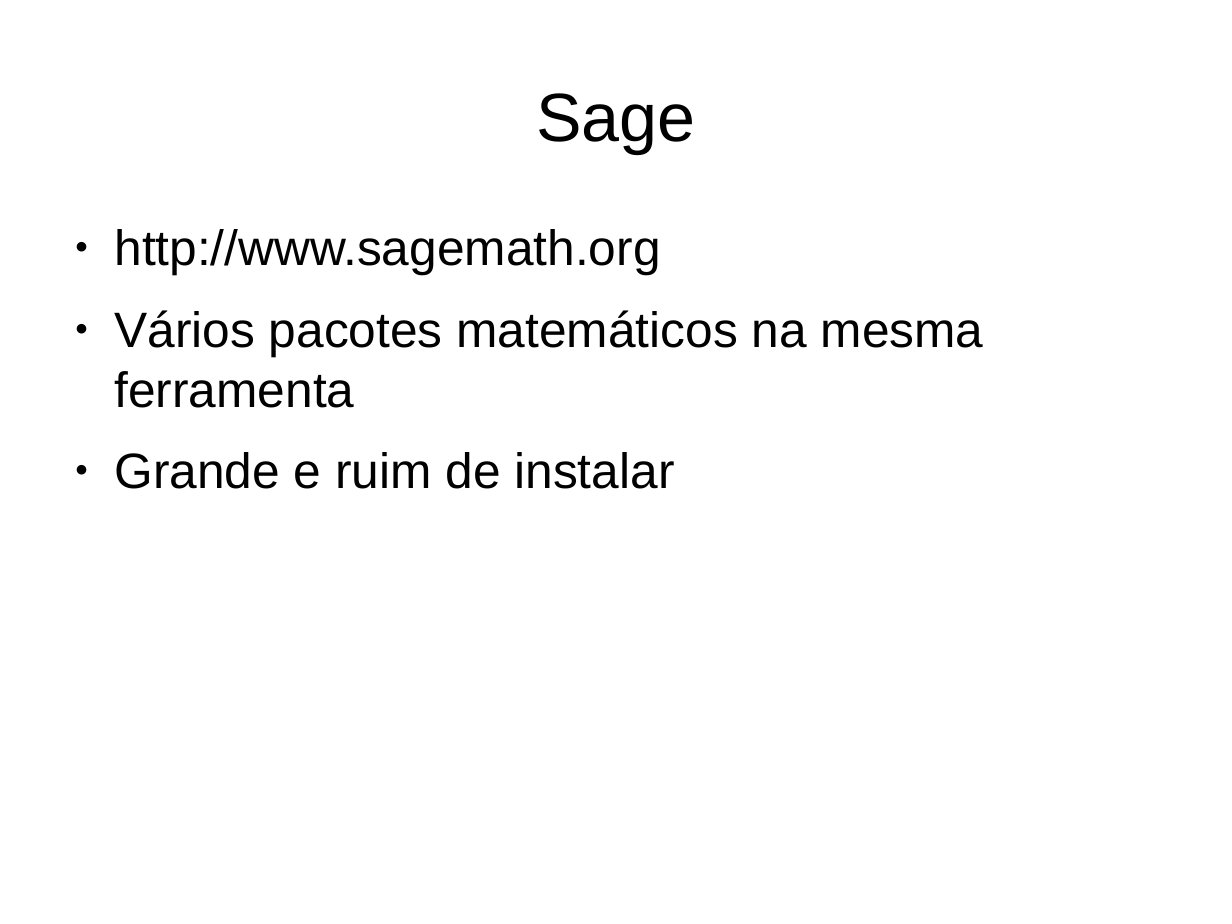
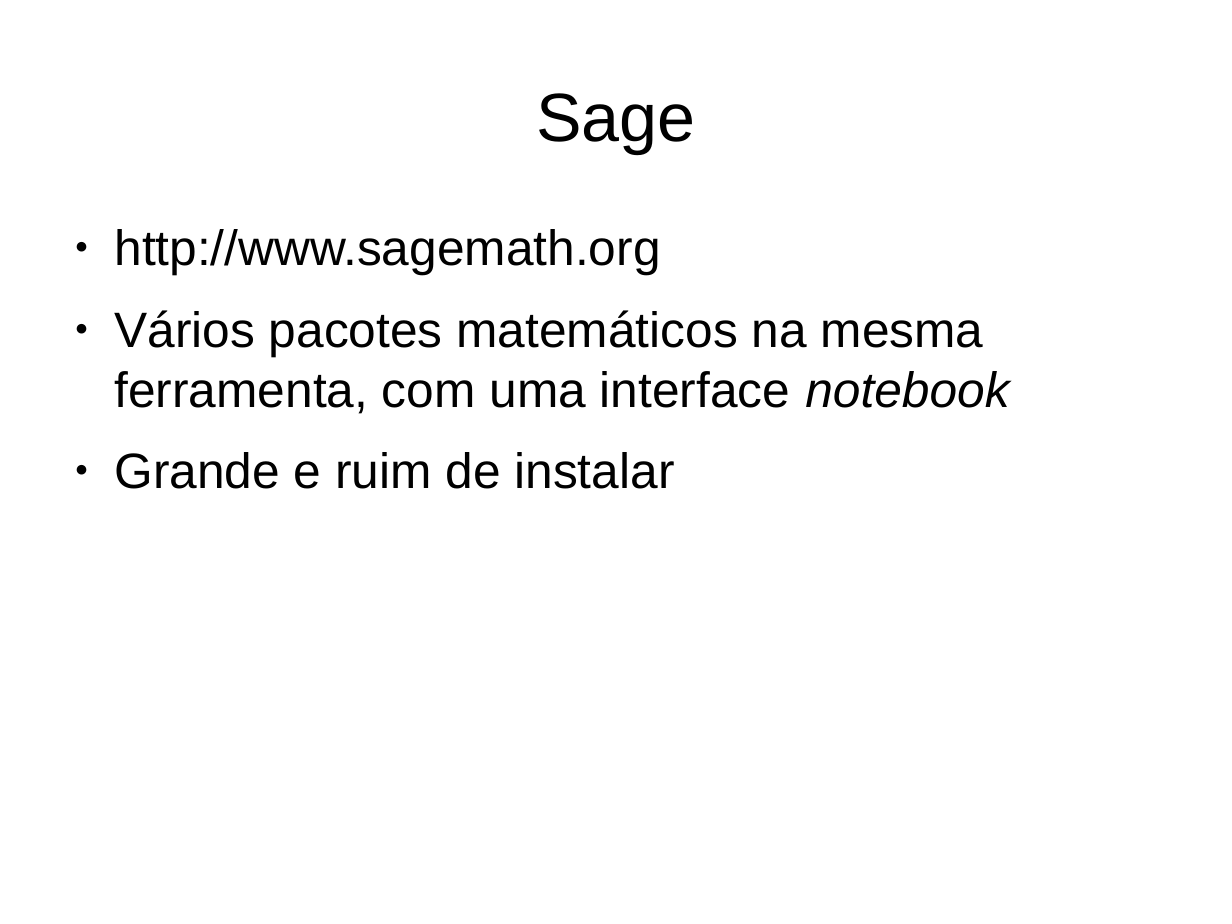
Before and after one commit to renanbirck/sfdsm-2015, a slide deck: slide 7 of Slides.odp. Drawn at 1232x924 pixels with LibreOffice and Linux fonts; fonts in the diff are those of the drawing. Boxes give left, top, right and bottom in pixels: in the first picture for what was removed or moved away, otherwise in the second. Text is boxed around its words. In the diff, an @@ line names an element or a change of style, - is before the commit and + after.

```diff
--- a/Slides.odp
+++ b/Slides.odp
@@ text at (x1=114, y1=310, x2=1009, y2=414): text changed @@
-● Vários pacotes matemáticos na mesma ferramenta
+● Vários pacotes matemáticos na mesma ferramenta, com uma interface notebook
```
Also in this commit, not shown: 7 other slides changed, 6 slides added, 1 other file.
